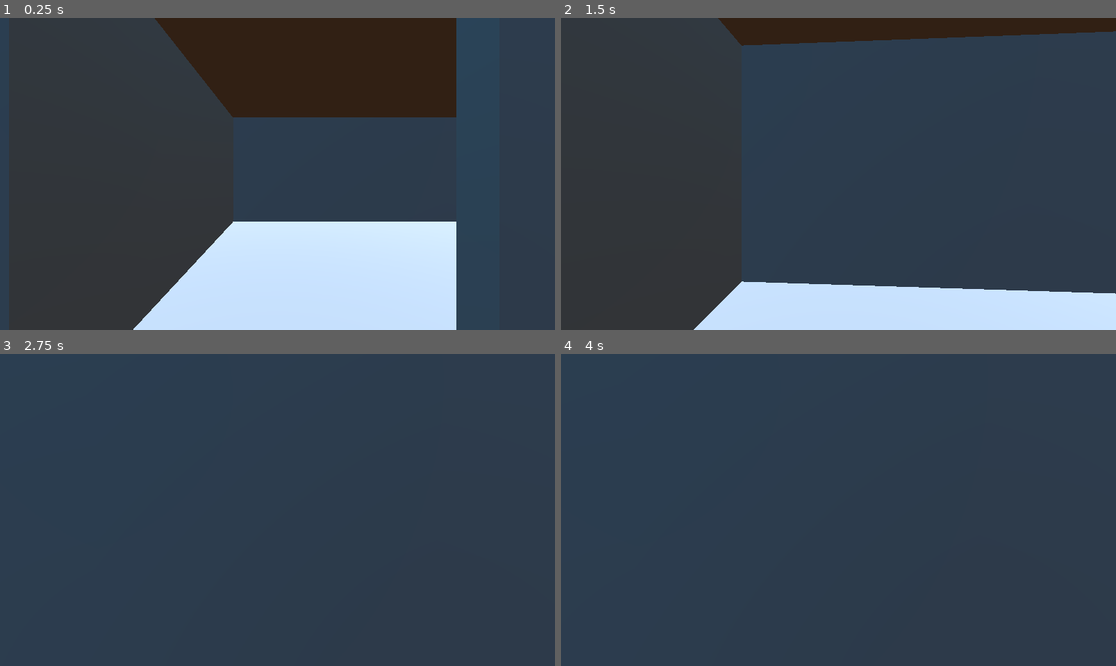
Above: before the commit, frames 1-4 (two rows, left to right).
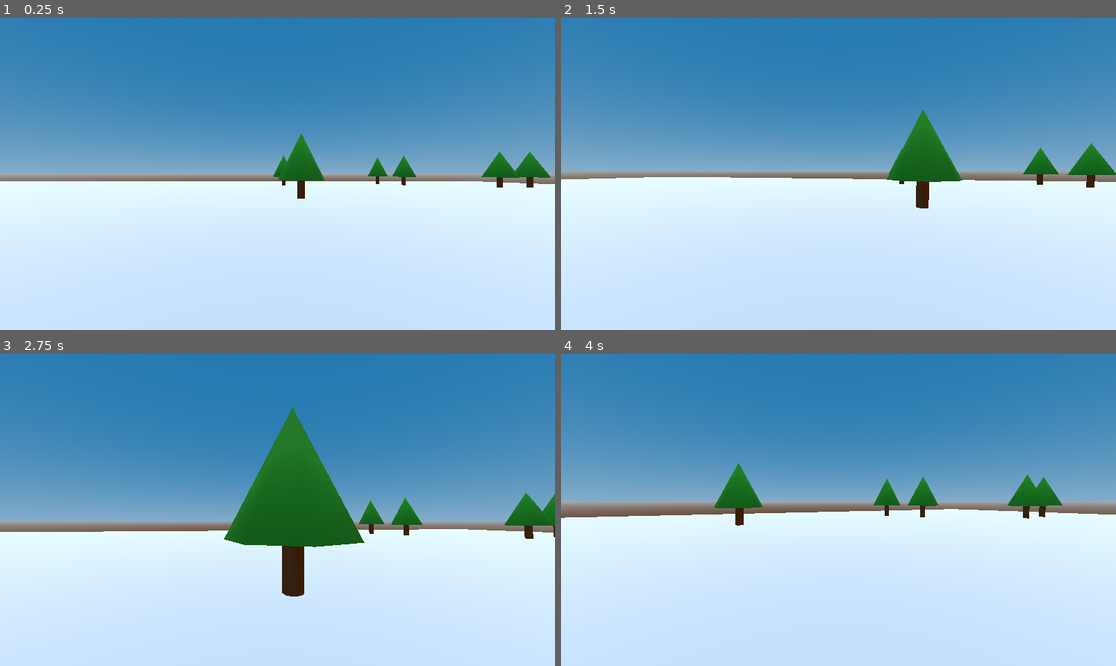
Above: after the commit, the same moments.

Repository: SolemnSintres/Godot3DStudy
Game: Godot game, scene res://world.tscn
Two runs of this game, one before a commit and one after it. Both use one fixed random seed, a clock stepped at 60 frames per second and the inputs below.
Inputs (mouse positions are in pixels of both pictures, inside the frame that each line leads up to):
- Up to frame 1 (0.25 s): no input
- Up to frame 2 (1.5 s): tap Enter at 0.5 s; move the mouse to (866, 174) at 0.52 s; hold W (move_forward) from 0.53 s (still down); move the mouse to (810, 174) at 1.27 s
- Up to frame 3 (2.75 s): keep holding W (move_forward); move the mouse to (288, 503) at 2.02 s
- Up to frame 4 (4 s): keep holding W (move_forward); move the mouse to (832, 516) at 2.77 s; move the mouse to (877, 513) at 3.52 s

The runs differ from the first frame. In frame 1, 83% of the frame differs, in the area x 0-100%, y 0-100%; in frame 2, 90%; in frame 3, 100%; in frame 4, 100%.

Commit message:
More Trees

Diff:
--- a/player.gd
+++ b/player.gd
@@ -2,7 +2,7 @@
 
 const gravity = 9.8
 const SPEED = 4.0
-const MOUSE_SENSITIVITY = 0.002
+const MOUSE_SENSITIVITY = 0.01
 
 @onready var head = $CollisionShape3D/Head
 
--- a/project.godot
+++ b/project.godot
@@ -12,7 +12,7 @@
 
 config/name="3D"
 run/main_scene="uid://dxm7q7gq4jboh"
-config/features=PackedStringArray("4.6", "GL Compatibility")
+config/features=PackedStringArray("4.7", "GL Compatibility")
 config/icon="res://icon.svg"
 
 [input]
--- a/world.gd
+++ b/world.gd
@@ -1,10 +1,16 @@
 extends Node3D
 
 const TREE = preload("res://tree.tscn")
+var found = 0
 
 # Called when the node enters the scene tree for the first time.
 func _ready() -> void:
-	for i in range(10):
+	while(found < 30):
+		var x = randf_range(-40,40)
+		var y = randf_range(-40,40)
+		if abs(x) < 8.0 and abs(y) < 6.0:
+			continue
 		var tree = TREE.instantiate()
+		tree.position = Vector3(x,0,y)
 		add_child(tree)
-		tree.position = Vector3(i * 10,0,90)
+		found += 1
--- a/world.tscn
+++ b/world.tscn
@@ -2,7 +2,6 @@
 
 [ext_resource type="PackedScene" uid="uid://ddvhhhgsn1cbb" path="res://player.tscn" id="1_f3sb7"]
 [ext_resource type="Script" uid="uid://c46ckiycm7w0c" path="res://world.gd" id="1_tlwt5"]
-[ext_resource type="PackedScene" uid="uid://cimxuekct26ib" path="res://tree.tscn" id="2_fj7yv"]
 
 [sub_resource type="StandardMaterial3D" id="StandardMaterial3D_gv5m4"]
 
@@ -31,7 +30,7 @@
 light_energy = 0.525
 
 [node name="Player" parent="." unique_id=313194366 instance=ExtResource("1_f3sb7")]
-transform = Transform3D(1, 0, 0, 0, 1, 0, 0, 0, 1, 0.12619972, 1.2355709, 4.189402)
+transform = Transform3D(1, 0, 0, 0, 1, 0, 0, 0, 1, 8.1262, 1.2355709, -6.810598)
 
 [node name="House" type="CSGBox3D" parent="." unique_id=1473746256]
 transform = Transform3D(1, 0, 0, 0, 1, 0, 0, 0, 1, 2.4765358, 1.9992771, 0)
@@ -50,12 +49,3 @@
 
 [node name="WorldEnvironment" type="WorldEnvironment" parent="." unique_id=1916217198]
 environment = SubResource("Environment_f3sb7")
-
-[node name="Tree" parent="." unique_id=1029624678 instance=ExtResource("2_fj7yv")]
-transform = Transform3D(1, 0, 0, 0, 1, 0, 0, 0, 1, -3.459095, 1.5499992, 8.734795)
-
-[node name="Tree2" parent="." unique_id=1769245445 instance=ExtResource("2_fj7yv")]
-transform = Transform3D(1, 0, 0, 0, 1, 0, 0, 0, 1, 11.615562, 1.5499992, 4.069704)
-
-[node name="Tree3" parent="." unique_id=1942447730 instance=ExtResource("2_fj7yv")]
-transform = Transform3D(1, 0, 0, 0, 1, 0, 0, 0, 1, -5.4061413, 1.5499992, -12.828503)
